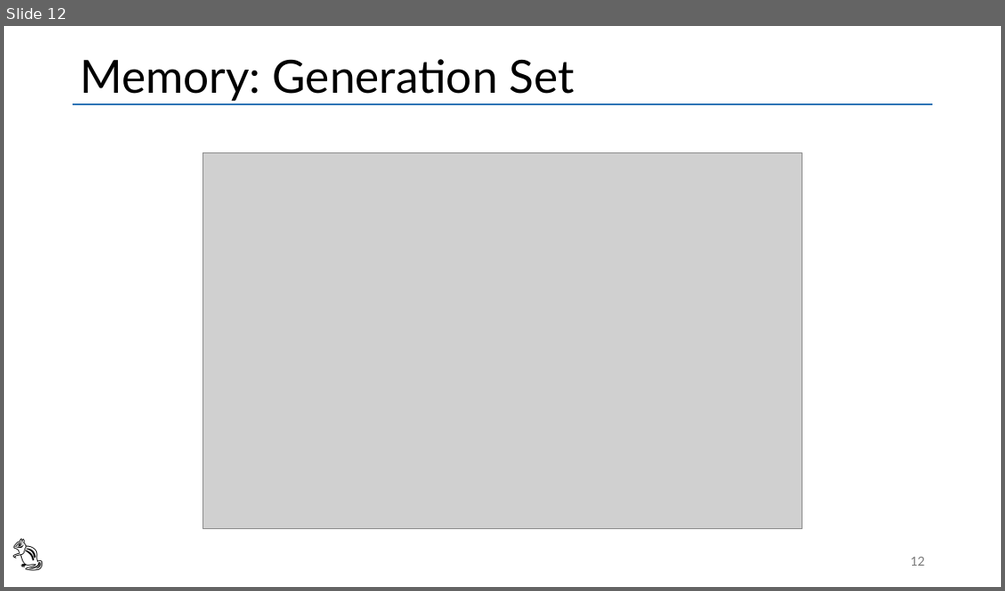
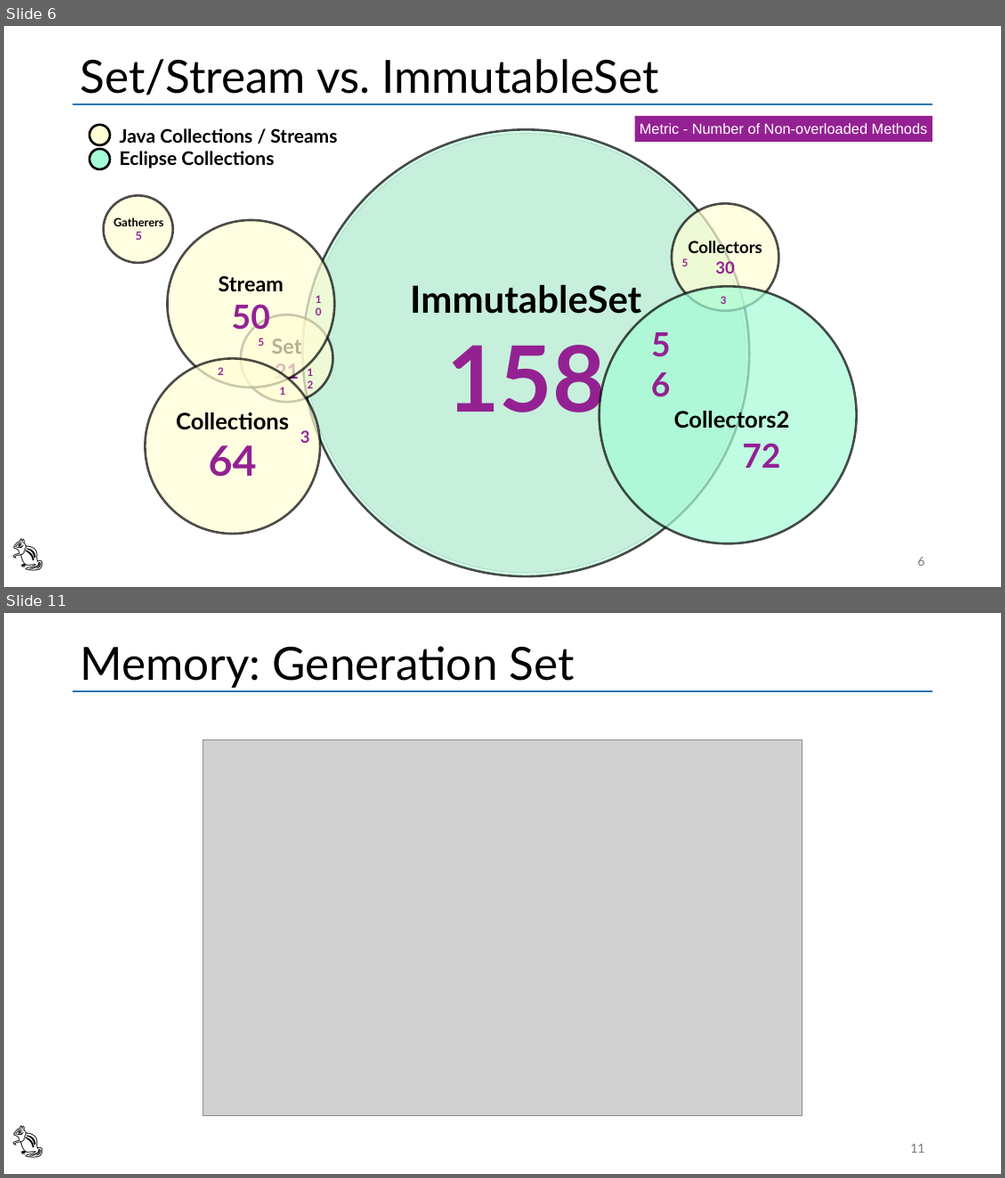
Before and after one commit to vmzakharov/refactor-to-ec-remake, a slide deck: RefactorToEcIntro.pptx. Shown one above the other, each under a label of ours: slide 12 before the commit, slides 6 and 11 after it; the slides between them are not shown. The pictures are 1005x591 and 1005x1178 pixels, drawn with LibreOffice and Linux fonts; fonts in the diff are those of the drawing; grey boxes stand for pictures. Boxes give left, top, right and bottom in pixels: in the first picture for what was removed or moved away, otherwise in the second. Text is boxed around its words. In the diff, an @@ line names an element or a change of style, - is before the commit and + after.

```diff
--- a/RefactorToEcIntro.pptx
+++ b/RefactorToEcIntro.pptx
@@ slide 6 added at (4, 26, 1001, 587), background #FFFFFF; not listed: 1 template element that a slide beside it also shows @@
@@ title added at (80, 59, 658, 95), 44 pt, text #000000 @@
+Set/Stream vs. ImmutableSet
@@ ellipse added at (89, 125, 109, 145), fill #FFFED5, outline #000000 2.25 pt @@
@@ text added at (120, 128, 337, 168), 18 pt, text #000000, bold @@
+Java Collections / Streams
+Eclipse Collections
@@ ellipse added at (302, 130, 749, 576), fill #C2FEE1 at 70% opacity, outline #000000 2.25 pt, 36 pt, text #000000, bold @@
+  ImmutableSet
+  158
@@ rectangle added at (635, 116, 933, 142), fill #942192, 14 pt, text #FFFFFF @@
+Metric - Number of Non-overloaded Methods
@@ ellipse added at (89, 149, 109, 169), fill #A6FCD6, outline #000000 2.25 pt @@
@@ picture added at (306, 134, 745, 572) @@
@@ ellipse added at (104, 196, 173, 263), fill #FFFED5 at 70% opacity, outline #000000 2.25 pt, 11 pt, text #000000, bold @@
+  Gatherers
+5
@@ ellipse added at (672, 203, 778, 310), fill #FFFED5 at 70% opacity, outline #000000 2.25 pt, 16 pt, text #000000, bold @@
+  Collectors
+  30
@@ ellipse added at (167, 220, 334, 388), fill #FFFED5 at 70% opacity, outline #000000 2.25 pt, 20 pt, text #000000, bold @@
+Stream
+50
@@ text added at (682, 258, 688, 266), 10 pt, text #942192, bold @@
+5
@@ ellipse added at (599, 286, 857, 543), fill #A6FCD6 at 70% opacity, outline #000000 2.25 pt, 22 pt, text #000000, bold @@
+      Collectors2 72
@@ ellipse added at (241, 314, 332, 402), fill #FFFED5 at 70% opacity, outline #000000 2.25 pt, 20 pt, text #000000, bold @@
+  Set
+  21
@@ text added at (311, 297, 327, 314), 10 pt, text #942192, bold @@
+10
@@ text added at (720, 296, 727, 304), 10 pt, text #942192, bold @@
+3
@@ text added at (258, 338, 264, 346), 10 pt, text #942192, bold @@
+5
@@ text added at (638, 338, 684, 387), 32 pt, text #942192, bold @@
+56
@@ ellipse added at (146, 359, 320, 534), fill #FFFED5 at 70% opacity, outline #000000 2.25 pt, 22 pt, text #000000, bold @@
+Collections
+64
@@ text added at (218, 367, 224, 375), 10 pt, text #942192, bold @@
+2
@@ text added at (303, 370, 319, 386), 10 pt, text #942192, bold @@
+12
@@ text added at (280, 386, 286, 394), 10 pt, text #942192, bold @@
+1
@@ text added at (300, 430, 310, 443), 16 pt, text #942192, bold @@
+3
@@ text added at (4, 527, 64, 575), 32 pt, text #000000 @@
+🐿️
@@ page number added at (917, 556, 924, 565), 12 pt, text #797979 @@
+6
@@ what was slide 12 is now slide 11 @@
@@ page number at (910, 1143, 924, 1152): text changed @@
-12
+11
```
Also in this commit, not shown: 10 slides changed, 4 other slides added, 2 slides removed, 1 other file.
